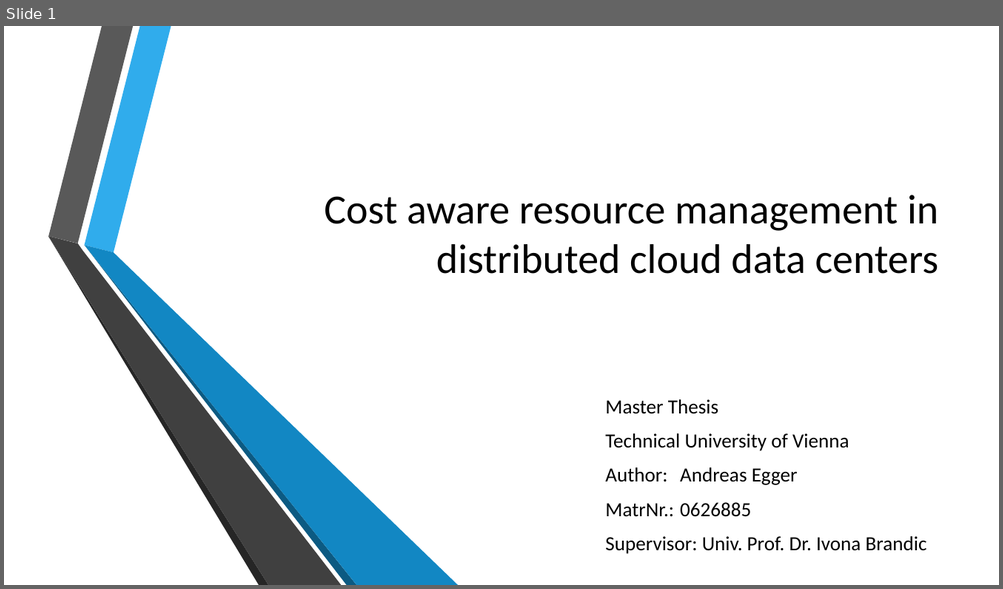
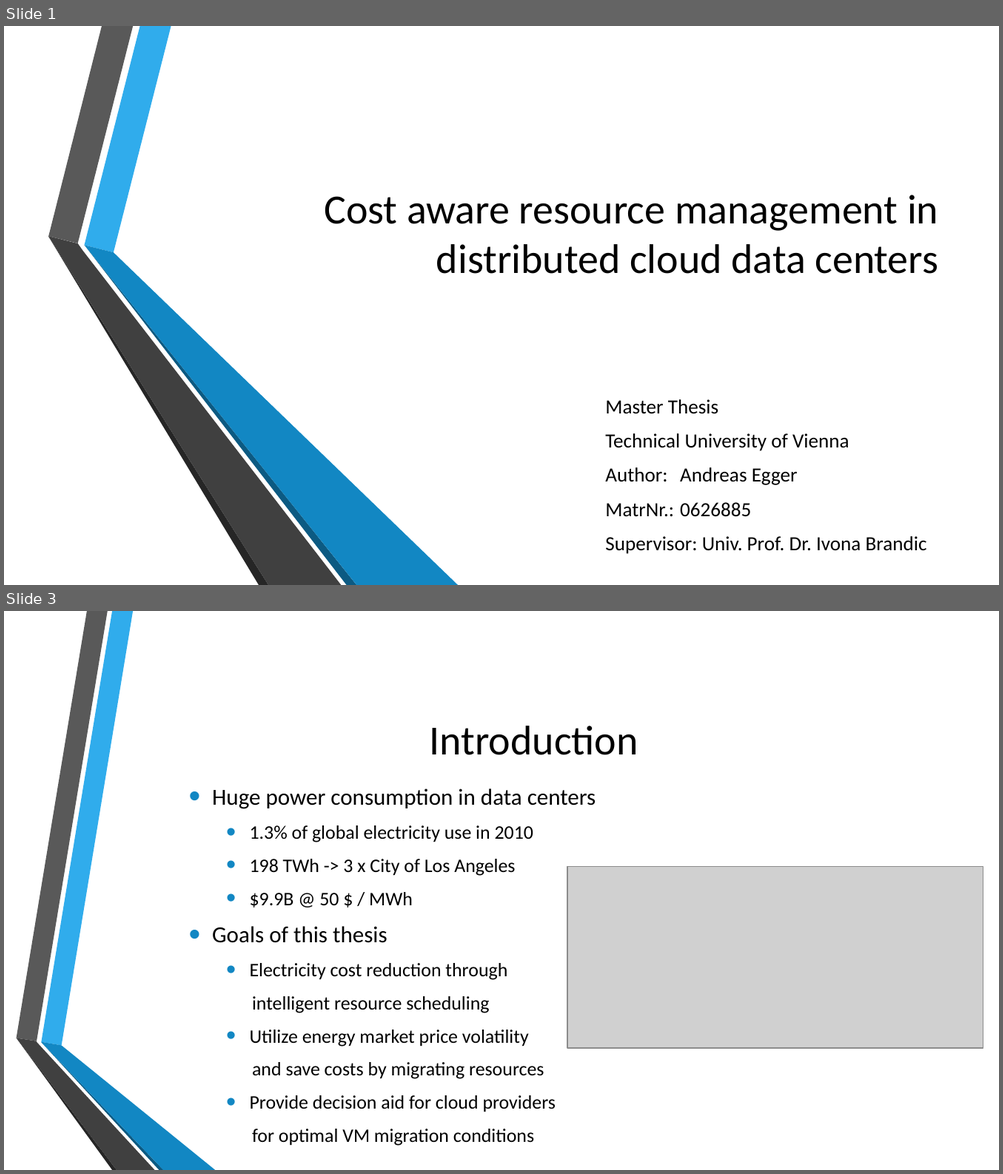
Before and after one commit to and2egg/diploma-thesis, a slide deck: Presentation/Cost aware resource management in distributed cloud data centers.pptx. Shown one above the other, each under a label of ours: slide 1 before the commit, slides 1 and 3 after it; the slides between them are not shown. The pictures are 1003x589 and 1003x1174 pixels, drawn with LibreOffice and Linux fonts; fonts in the diff are those of the drawing; grey boxes stand for pictures; background and template pictures are left out. Boxes give left, top, right and bottom in pixels: in the first picture for what was removed or moved away, otherwise in the second. Text is boxed around its words. In the diff, an @@ line names an element or a change of style, - is before the commit and + after.

```diff
--- a/Presentation/Cost aware resource management in distributed cloud data centers.pptx
+++ b/Presentation/Cost aware resource management in distributed cloud data centers.pptx
@@ slide 3 added at (x1=4, y1=611, x2=999, y2=1170), background picture (left out) @@
@@ title added at (x1=430, y1=726, x2=638, y2=755), 40 pt, text #000000 @@
+Introduction
@@ text added at (x1=212, y1=789, x2=596, y2=1146), 18.5 pt, text #000000 @@
+• Huge power consumption in data centers
+  • 1.3% of global electricity use in 2010
+  • 198 TWh -> 3 x City of Los Angeles
+  • $9.9B @ 50 $ / MWh
+• Goals of this thesis
+  • Electricity cost reduction through
+  intelligent resource scheduling
+  • Utilize energy market price volatility
+  and save costs by migrating resources
+  • Provide decision aid for cloud providers
+  for optimal VM migration conditions
@@ picture added at (x1=567, y1=867, x2=983, y2=1048) @@
@@ group added at (x1=16, y1=611, x2=215, y2=1170): 6 freeform shapes @@
```
Also in this commit, not shown: 1 slide changed, 23 other slides added, 1 slide removed, 36 other files.
